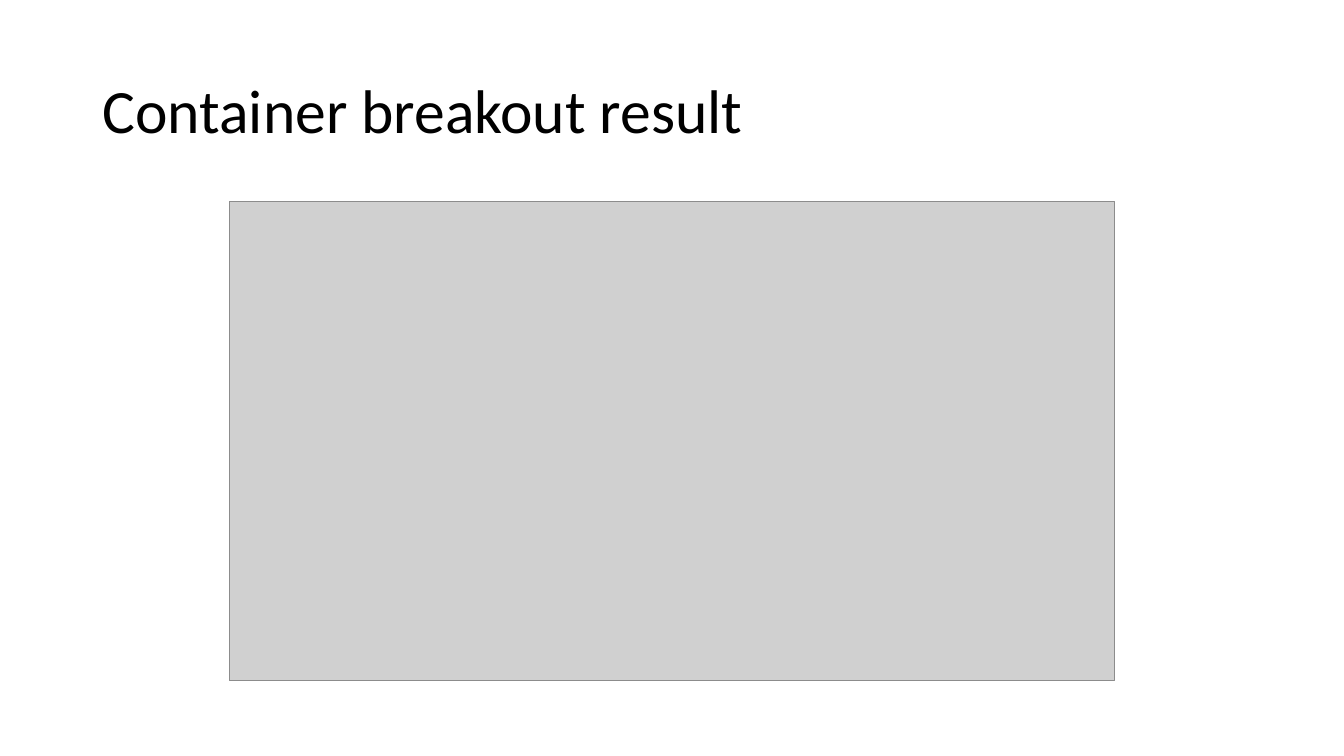
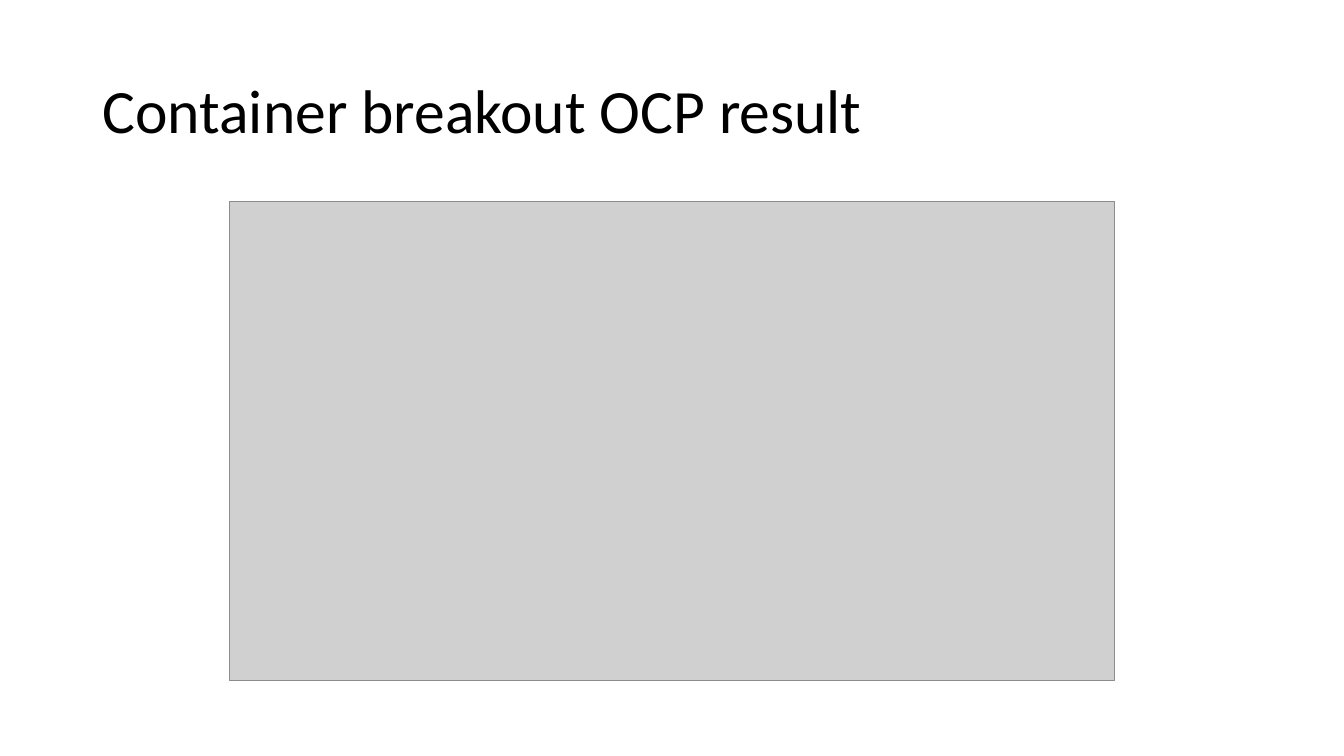
Before and after one commit to gramsimamsi/bachelorThesis, a slide deck: slide 6 of Screenshots.pptx (slide 7 before the commit). Drawn at 1344x756 pixels with LibreOffice and Linux fonts; fonts in the diff are those of the drawing; grey boxes stand for pictures. Boxes give left, top, right and bottom in pixels: in the first picture for what was removed or moved away, otherwise in the second. Text is boxed around its words. In the diff, an @@ line names an element or a change of style, - is before the commit and + after.

```diff
--- a/Screenshots.pptx
+++ b/Screenshots.pptx
@@ title at <box>102,90,861,134</box>: text changed @@
-Container breakout result
+Container breakout OCP result
```
Also in this commit, not shown: 14 other slides changed, 28 slides added, 1 slide removed, 1 other file.
